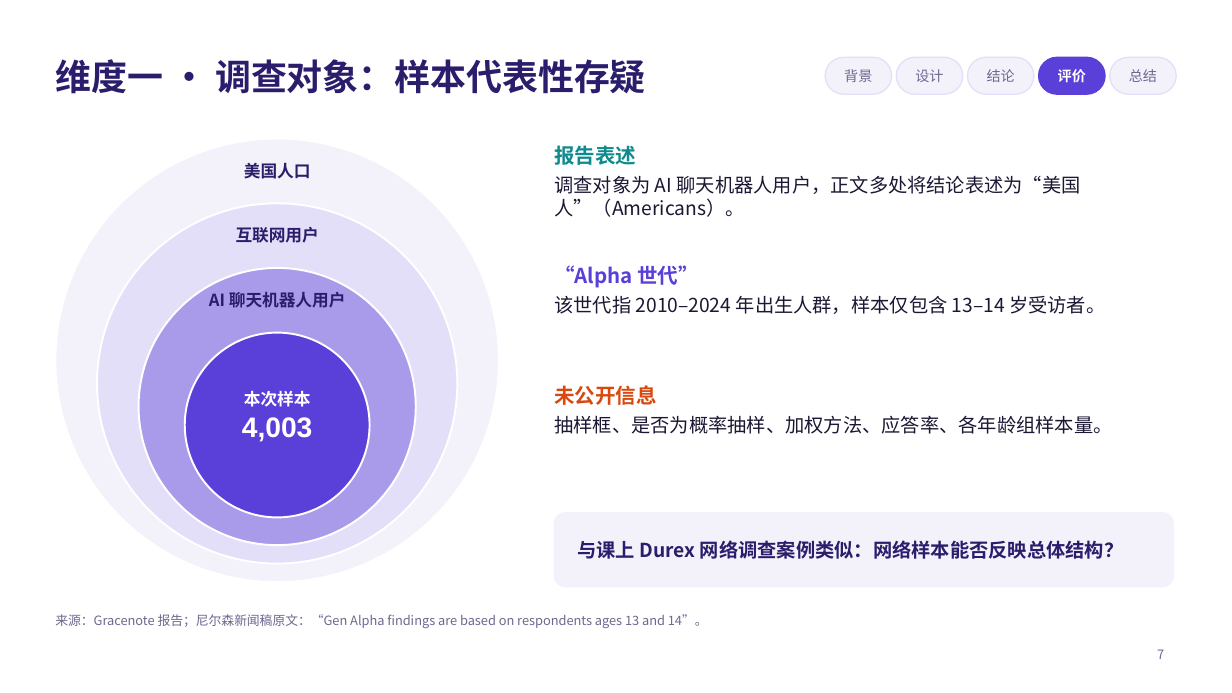
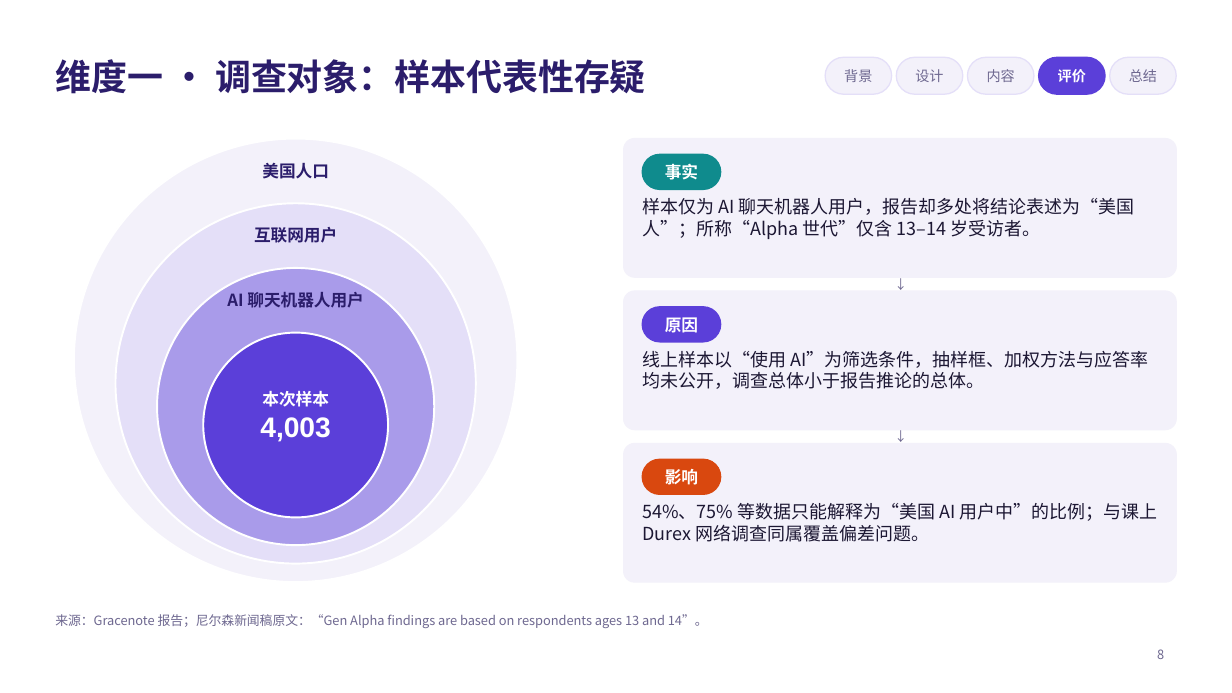
Before and after one commit to jayleo113/ppt, a slide deck: slide 8 of Gracenote报告解读_课堂汇报.pptx (slide 7 before the commit). Drawn at 1232x693 pixels with LibreOffice and Linux fonts; fonts in the diff are those of the drawing. Boxes give left, top, right and bottom in pixels: in the first picture for what was removed or moved away, otherwise in the second. Text is boxed around its words. In the diff, an @@ line names an element or a change of style, - is before the commit and + after.

```diff
--- a/Gracenote报告解读_课堂汇报.pptx
+++ b/Gracenote报告解读_课堂汇报.pptx
@@ text at [987, 69, 1015, 82]: text changed @@
-结论
+内容
@@ rounded rectangle added at [624, 139, 1177, 277], fill #F3F1FA, outline #F3F1FA 1 pt @@
@@ rounded rectangle added at [642, 154, 721, 189], fill #0F8B8D, outline #0F8B8D 1 pt @@
@@ text added at [665, 164, 698, 180], 13 pt, text #FFFFFF, bold @@
+事实
@@ text at [642, 198, 1135, 239]: text changed; size 15 to 14 pt @@
-报告表述
-调查对象为 AI 聊天机器人用户，正文多处将结论表述为“美国人”（Americans）。
+样本仅为 AI 聊天机器人用户，报告却多处将结论表述为“美国人”；所称“Alpha 世代”仅含 13–14 岁受访者。
@@ text removed at [554, 265, 1105, 314] @@
-“Alpha 世代”
-该世代指 2010–2024 年出生人群，样本仅包含 13–14 岁受访者。
@@ rounded rectangle added at [624, 291, 1177, 430], fill #F3F1FA, outline #F3F1FA 1 pt @@
@@ text added at [878, 277, 924, 291], 10 pt, text #6E6890 @@
+↓
@@ rounded rectangle added at [642, 307, 721, 342], fill #5B3FD9, outline #5B3FD9 1 pt @@
@@ text added at [665, 314, 698, 336], 13 pt, text #FFFFFF, bold @@
+原因
@@ 4 texts, 4 ellipses: place and size @@
-4 texts, 4 ellipses at [55, 139, 499, 582]
+4 texts, 4 ellipses at [74, 139, 518, 582]
@@ text added at [642, 351, 1149, 389], 14 pt, text #1C1733 @@
+线上样本以“使用 AI”为筛选条件，抽样框、加权方法与应答率均未公开，调查总体小于报告推论的总体。
@@ text removed at [554, 385, 1112, 434] @@
-未公开信息
-抽样框、是否为概率抽样、加权方法、应答率、各年龄组样本量。
@@ rounded rectangle: place and size @@
-rounded rectangle at [555, 513, 1174, 587]
+rounded rectangle at [624, 444, 1177, 582]
@@ rounded rectangle at [624, 444, 1177, 582]: proportions changed @@
@@ text added at [878, 430, 924, 444], 10 pt, text #6E6890 @@
+↓
@@ rounded rectangle added at [642, 459, 721, 494], fill #D9480F, outline #D9480F 1 pt @@
@@ text added at [665, 469, 698, 485], 13 pt, text #FFFFFF, bold @@
+影响
@@ text added at [642, 503, 1158, 542], 14 pt, text #1C1733 @@
+54%、75% 等数据只能解释为“美国 AI 用户中”的比例；与课上 Durex 网络调查同属覆盖偏差问题。
@@ text removed at [577, 540, 1123, 559] @@
-与课上 Durex 网络调查案例类似：网络样本能否反映总体结构？
@@ page number at [1157, 649, 1164, 659]: text changed @@
-7
+8
```
Also in this commit, not shown: 9 other slides changed, 3 slides added, 2 slides removed, 4 other files.
